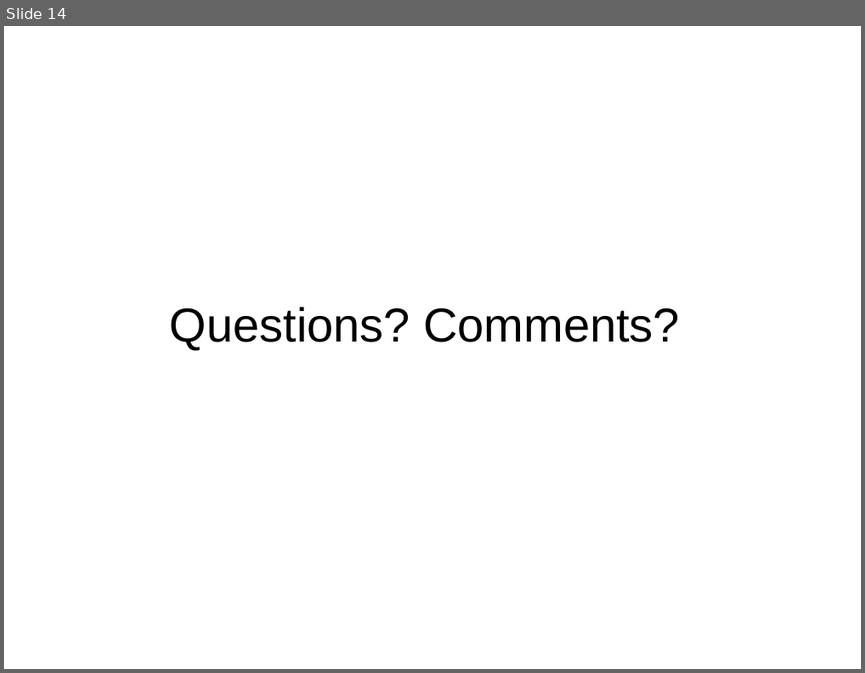
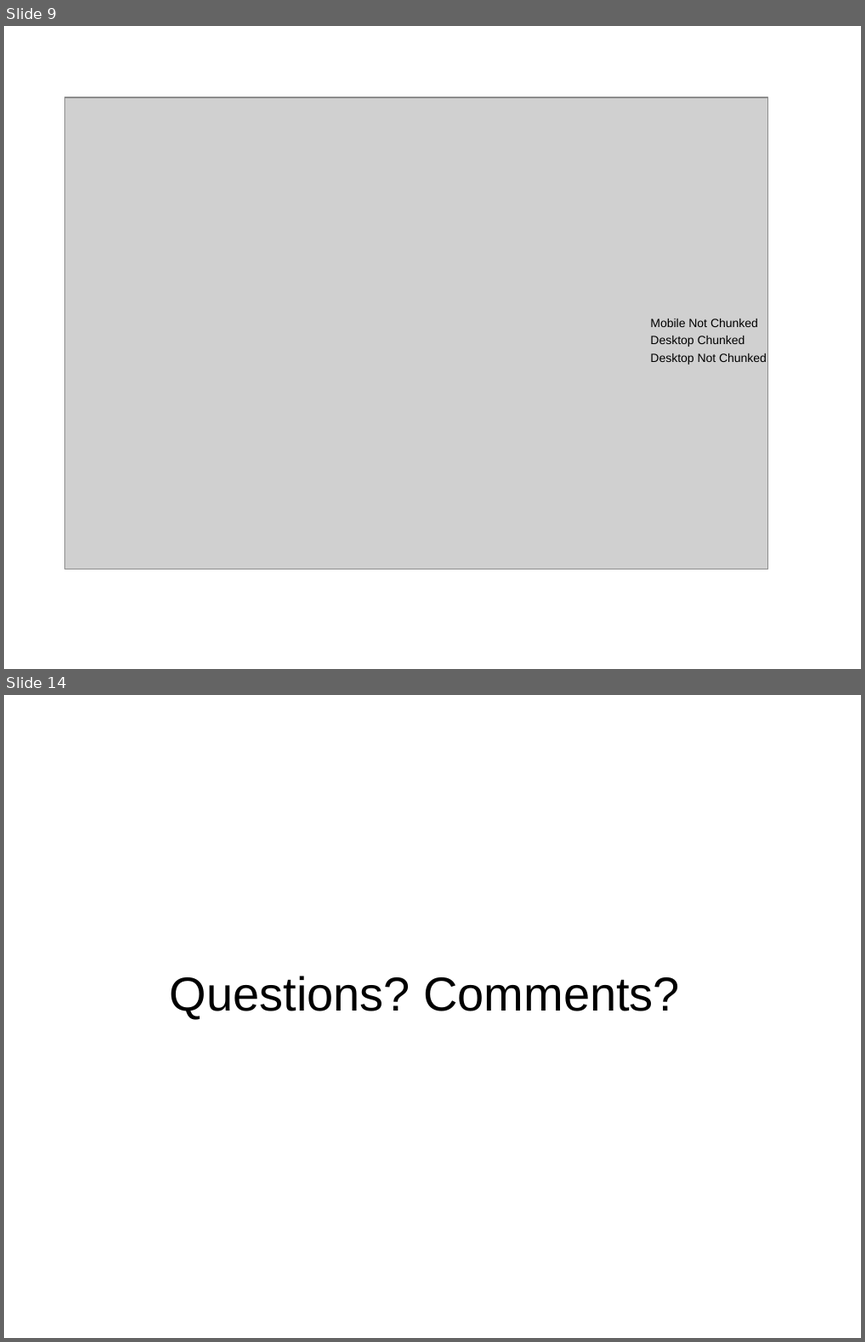
Before and after one commit to masomel/big-data-project, a slide deck: paper/Presentation_May17.ppt. Shown one above the other, each under a label of ours: slide 14 before the commit, slides 9 and 14 after it; the slides between them are not shown. The pictures are 865x673 and 865x1342 pixels, drawn with LibreOffice and Linux fonts; fonts in the diff are those of the drawing; grey boxes stand for pictures; background and template pictures are left out. Boxes give left, top, right and bottom in pixels: in the first picture for what was removed or moved away, otherwise in the second. Text is boxed around its words. In the diff, an @@ line names an element or a change of style, - is before the commit and + after.

```diff
--- a/paper/Presentation_May17.ppt
+++ b/paper/Presentation_May17.ppt
@@ slide 9 added at (4, 26, 861, 669), background picture (left out) @@
@@ picture added at (65, 97, 767, 568) @@
@@ text added at (650, 318, 758, 327), 10 pt, text #000000 @@
+Mobile Not Chunked
@@ text added at (650, 353, 766, 364), 10 pt, text #000000 @@
+Desktop Not Chunked
@@ text added at (650, 335, 745, 346), 10 pt, text #000000 @@
+Desktop Chunked
```
Also in this commit, not shown: 6 slides changed, 4 other slides added, 4 slides removed.
